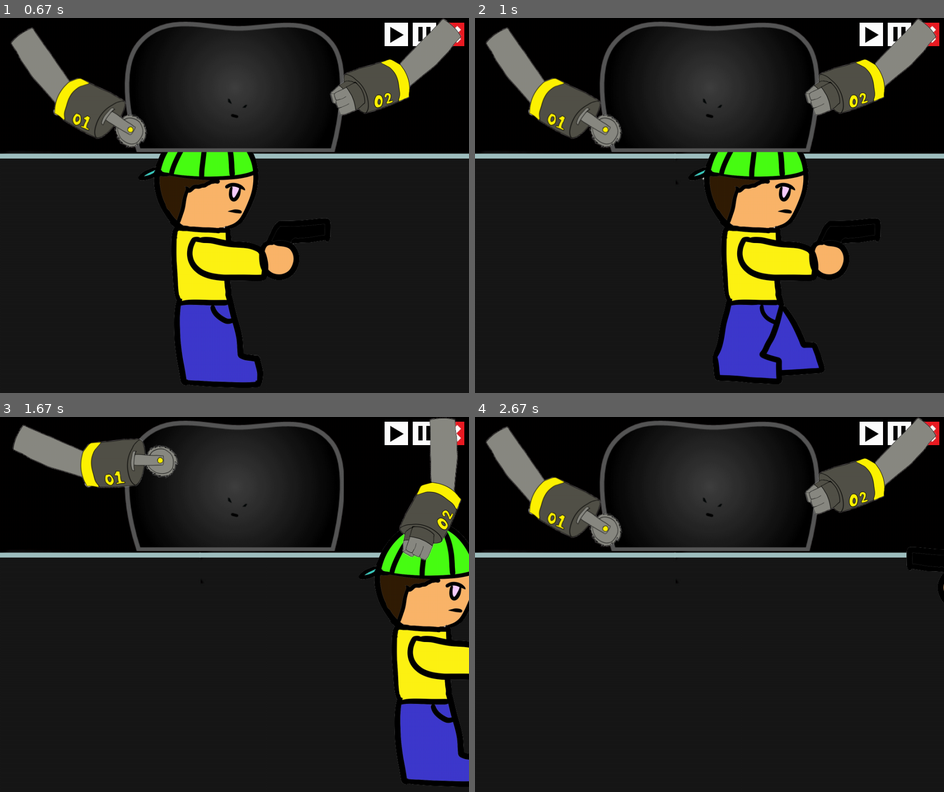
Above: before the commit, frames 1-4 (two rows, left to right).
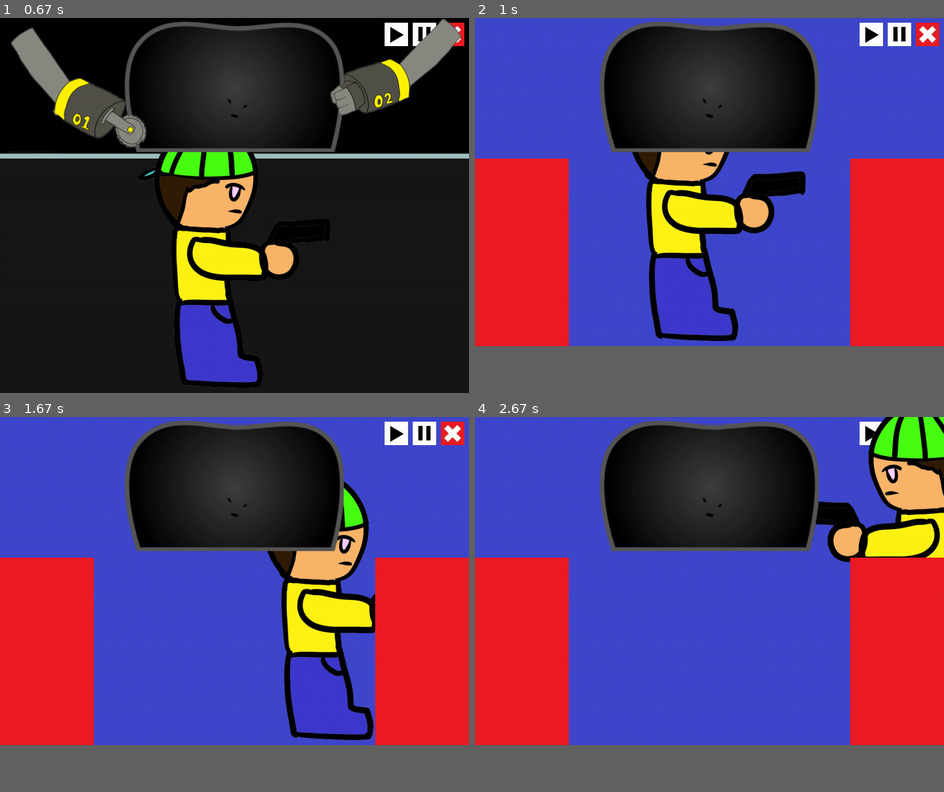
Above: after the commit, the same moments.

Repository: ss-hyun/Chilbo_pygame_pj
Game: pygame game, started from main.py
Same seed, same stepped clock (60 frames per second), same inputs: the game is played once before the commit and once after it.
Inputs (mouse positions are in pixels of both pictures, inside the frame that each line leads up to):
- Up to frame 1 (0.67 s): press the mouse at (234, 235) at 0.37 s; move the mouse to (178, 201) at 0.47 s; release the mouse at (121, 168) at 0.6 s
- Up to frame 2 (1 s): hold Tab from 0.67 s (still down); hold Right from 0.67 s (still down)
- Up to frame 3 (1.67 s): release Tab at 1.13 s; release Right at 1.13 s; hold Right 1.17-1.63 s
- Up to frame 4 (2.67 s): hold Up 1.67-1.97 s; hold Right 2-2.47 s; hold Left from 2.5 s (still down)
In our replay, in frame 2 the window is 900x720 before the commit and 900x630 after it. These sizes can differ from the game's own. Grey fills any space a smaller window leaves; there, only what the larger window draws over its background counts as a difference.

Frame 1 is identical in both runs. In frame 2, 70% of the frame differs, in the area x 0-100%, y 0-98%; in frame 3, 71%; in frame 4, 71%.

Commit message:
Add stage2 frame

Diff:
--- a/main.py
+++ b/main.py
@@ -10,6 +10,7 @@
 path = os.path.dirname(os.path.realpath(__file__))
 gname_image = pygame.image.load(path + "/image/start_gname.jpg")
 bg_image = pygame.image.load(path + "/image/start_background.jpg")
+# start button으로 바꾸어도 좋을 것 같으니 상의해서 결정해보세요
 bt_image_st1_up = pygame.image.load(path + "/image/start_button_stage1_up.jpg")
 bt_image_st1_down = pygame.image.load(path + "/image/start_button_stage1_down.jpg")
 
--- a/stage1.py
+++ b/stage1.py
@@ -4,18 +4,12 @@
 import random
 
 def move_user(ch, game):
-
-
     # ch.pos[0] += ch.move_factor
     ch.pos[0] += ch.move_factor_x
     ch.pos[1] += ch.move_factor_y
 
     if ch.pos[1] < -61:
         ch.pos[1] = -61
-
-
-
-
 
     #if ch.curr_state == 0 and ch.pos[0] > game.display_size[0]:
         #ch.pos[0] = -ch.size[ch.curr_state][0]
@@ -36,7 +30,6 @@
               ch.move_factor_x = -speed
               ch.curr_state = 6
 
-
             elif event.key == pygame.K_RIGHT:
               ch.move_factor_x = speed
               ch.curr_state = 4
@@ -45,8 +38,6 @@
               key_up = True
               ch.move_factor_y = -speed
               ch.curr_state = 10
-              print(ch.pos[1])
-
 
             elif event.key == pygame.K_DOWN:
 
@@ -60,7 +51,6 @@
                 ch.move_factor_y = 0
                 ch.curr_state = 3
 
-
             elif event.key == pygame.K_DOWN:
                 ch.move_factor_y = 0
                 ch.curr_state = 2
@@ -70,10 +60,10 @@
                 ch.move_factor_x = 0
                 ch.curr_state = 0
 
-
             elif event.key == pygame.K_LEFT:
                 ch.move_factor_x = 0
                 ch.curr_state = 1
+
 
     if ch.move_state == True:
         if ch.change_count == 10:
@@ -90,8 +80,6 @@
     ch.pos = [ (game.display_size[0]-ch.size[ch.curr_state][0])/2, game.display_size[1]-ch.size[ch.curr_state][1]-10 ]
 
 
-
-
 # def boss_moving(ch, game):
 #     ch.pos[0] += ch.move_factor
 #     if ch.pos[0] + ch.size[ch.curr_state][0] > game.display_size[0]:
@@ -99,8 +87,10 @@
 #     elif ch.pos[0] < 0:
 #         ch.move_factor = random.randint(0,10)
 
+
 def boss_start(ch, game):
     ch.pos = [ (game.display_size[0]-ch.size[ch.curr_state][0])/2, ch.size[ch.curr_state][1]-270 ]
+
 
 def boss_resize(ch):
     # image_boss = pygame.image.load("/image/exboss.svg")
@@ -110,6 +100,7 @@
         # size variable change
         ch.size[i] = ch.image[i].get_rect().size
 
+
 def arm_move(ch, game):
     ch.change_count += 1
     if ch.change_count == ch.state_change_speed:
@@ -118,17 +109,29 @@
         elif ch.curr_state == ch.state_num-1: ch.change_direc = False
         ch.curr_state += 1 if ch.change_direc else -1
 
+
 def arm_trans(ch):
     for i in range(0, ch.state_num):
         ch.image[i] = pygame.transform.rotozoom(ch.image[i], 0, 0.5)
+
 
 def arm1_start(ch, game):
     ch.pos = [ 0, 0 ]
     ch.curr_state = 2
 
+
 def arm2_start(ch, game):
     ch.pos = [ 600, 0 ]
     ch.curr_state = 2
+
+
+def laser_field1_start(ch, game):
+    ch.pos = [ 0, game.display_size[1] - ch.size[ch.curr_state][1] ]
+
+
+def laser_field2_start(ch, game):
+    ch.pos = [ game.display_size[0] - ch.size[ch.curr_state][0], game.display_size[1] - ch.size[ch.curr_state][1] ]
+
 
 def stage1(name, path, fps, speed):
     bg_image = pygame.image.load(path + "/image/boss_stage_test.jpg")
@@ -143,9 +146,15 @@
                      ("boss_arm1", [ "/image/saw2_+2.png", "/image/saw2_+1.png", "/image/saw2_0.png", "/image/saw2_-1.png", "/image/saw2_-2.png" ], [ arm_move, arm1_start, None, arm_trans ], 1),
                      ("boss_arm2", [ "/image/fist_-1.png", "/image/fist.png", "/image/fist_+1.png", "/image/fist_+2.png", "/image/fist_+3.png" ], [ arm_move, arm2_start, None, arm_trans ], 1) ]
 
-    game = stage_template.Stage(name, 1, path, fps, speed, bg_image, ch_info_list)
+    stage1_1 = stage_template.Stage(name, 1-1, path, fps, speed, bg_image, ch_info_list)
+    stage1_1.run()
 
-    for c in game.ch_list:
-       c.img_transform()
 
-    game.run()
+    bg_image = pygame.image.load(path + "/image/stage1_background.jpg")
+
+    ch_info_list = ["user", "boss",
+                     ("laser_field1", [ "/image/laser_field.jpg" ], [ None, laser_field1_start, None, None ], 1),
+                     ("laser_field2", [ "/image/laser_field.jpg" ], [ None, laser_field2_start, None, None ], 1)]
+
+    stage1_2 = stage_template.Stage(name, 1-2, path, fps, speed, bg_image, ch_info_list, stage1_1)
+    stage1_2.run()
--- a/stage_template.py
+++ b/stage_template.py
@@ -1,5 +1,6 @@
 import sys
 import pygame
+from pygame.constants import K_TAB
 import button
 
 class Stage_frame:
@@ -85,14 +86,21 @@
 
 
 class Stage:
-    def __init__(self, game_name, stage_number, path, fps, speed, bg_image, ch_info_list):
+    def __init__(self, game_name, stage_number, path, fps, speed, bg_image, ch_info_list, before_stage = None):
         self.bg_image = bg_image
         self.display_size = self.bg_image.get_rect().size
         self.ch_list = []
         for ch_info in ch_info_list:
-            self.ch_list.append(Character(path, ch_info))
+            if isinstance(ch_info, str):
+                for c in before_stage.ch_list:
+                    if c.name == ch_info: self.ch_list.append(c)
+            else:
+                c = Character(path, ch_info)
+                self.ch_list.append(c)
+                c.img_transform()
         self.fps = fps
         self.speed = speed
+        self.stage_number = stage_number
         self.frame = Stage_frame(game_name+": STAGE "+str(stage_number), path, (self.display_size[0], 10))
         self.event_mouse = []
         self.event_key = []
@@ -116,6 +124,9 @@
                     for b in self.frame.button:
                         b.click()
                 elif event.type == pygame.KEYDOWN or event.type == pygame.KEYUP:
+                    if event.type == pygame.KEYDOWN and event.key == K_TAB: # 임시로 tab 입력 시 stage change 하도록 설정
+                        self.frame.running = False
+                        break
                     self.event_key.append(event)
             if self.frame.pause:
                 continue
Binary file added: image/laser_field.jpg
Binary file removed: image/monster.jpg
